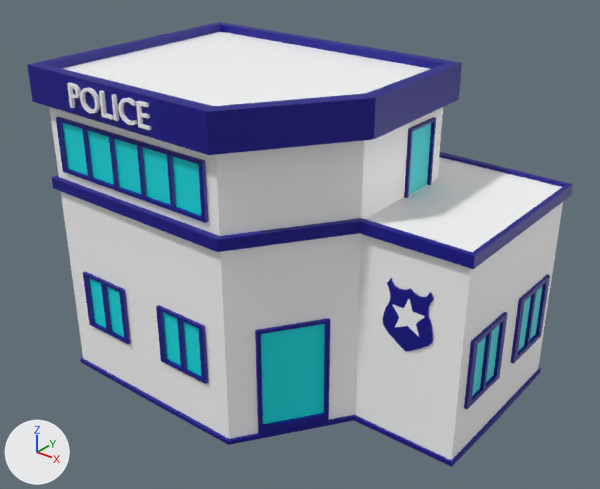
An edit to the FBX model Assets/3Model/Police_station.fbx, drawn before and after from the same camera.
Both versions are drawn from a 50 mm lens placed at (15.48, -17.89, 13.54), pointed at (1.06, 0.14, 2.36). The axes (+X, +Y, +Z) are drawn at lower left. The lights are the same throughout. Where no turn or scale is listed for an object, it has been applied to the vertices.
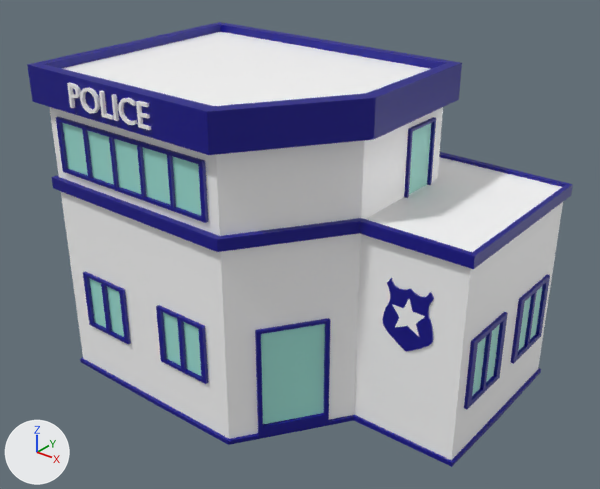
The newer file is also rescaled (x0.833) as a whole; pictures and numbers use the older file's frame.

Pixel boxes [x1, y1, x2, y2] of what changed, in the pictures (600 x 489 px):
'Cube', recoloured: [59, 120, 546, 427] in both

What the commit changed:
Material 'Glass' (mat_glass) changes colour from cyan #00e3e7 to cyan #a2e7db; in linear values from (0.0, 0.767, 0.8) to (0.362, 0.8, 0.71).
